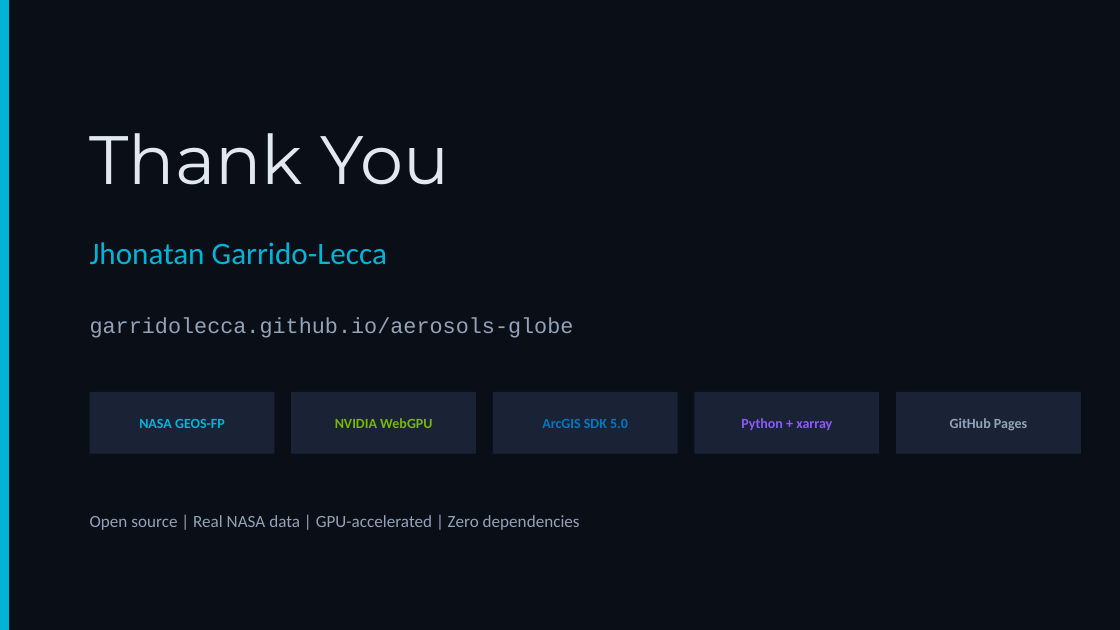
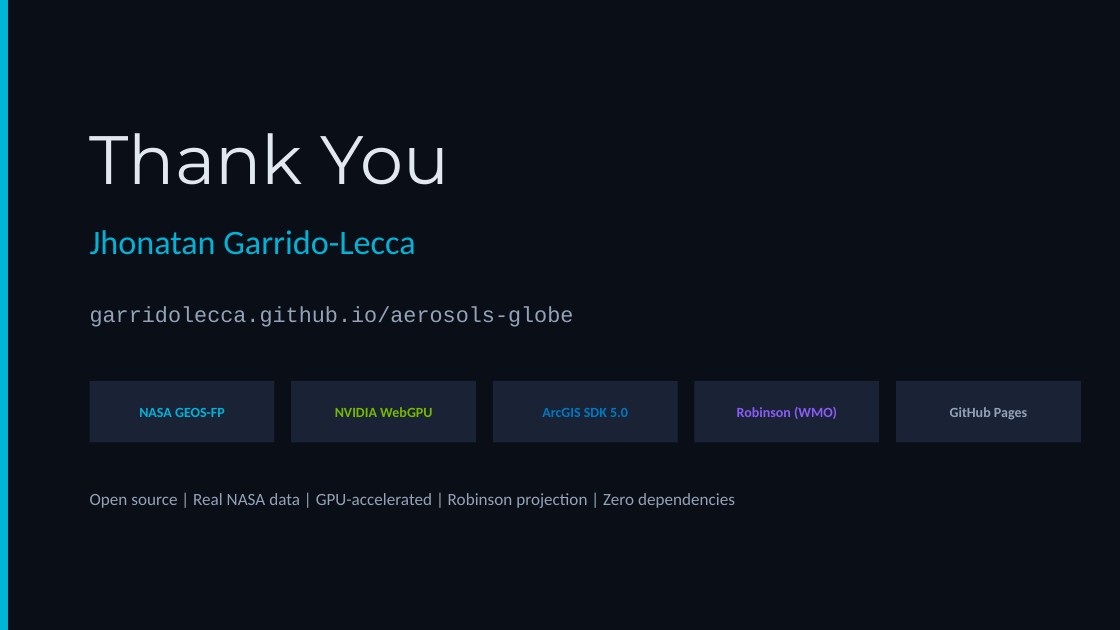
Before and after one commit to garridolecca/aerosols-globe, a slide deck: slide 11 of Earth_in_Action_Aerosols.pptx (slide 9 before the commit). Drawn at 1120x630 pixels with LibreOffice and Linux fonts; fonts in the diff are those of the drawing. Boxes give left, top, right and bottom in pixels: in the first picture for what was removed or moved away, otherwise in the second. Text is boxed around its words. In the diff, an @@ line names an element or a change of style, - is before the commit and + after.

```diff
--- a/Earth_in_Action_Aerosols.pptx
+++ b/Earth_in_Action_Aerosols.pptx
@@ text "Jhonatan Garrido-Lecca" at [90, 230, 415, 255]: size 20 to 22 pt @@
@@ 6 texts, 5 rectangles: place and size @@
-6 texts, 5 rectangles at [90, 242, 1081, 454]
+6 texts, 5 rectangles at [90, 230, 1081, 442]
@@ proportions changed in 5 elements at [90, 381, 274, 442], [291, 381, 476, 442], [493, 381, 678, 442], [694, 381, 879, 442], [896, 381, 1081, 442] @@
@@ text at [737, 407, 837, 419]: text changed @@
-Python + xarray
+Robinson (WMO)
@@ text at [90, 493, 735, 508]: text changed @@
-Open source | Real NASA data | GPU-accelerated | Zero dependencies
+Open source | Real NASA data | GPU-accelerated | Robinson projection | Zero dependencies
```
Also in this commit, not shown: 8 other slides changed, 2 slides added.
